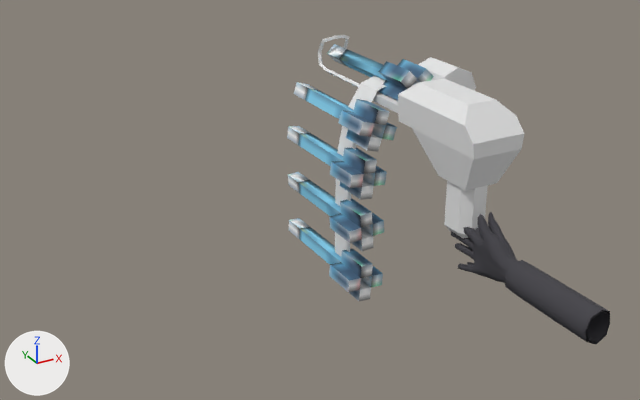
One commit to the FBX model Assets/Models/PowerGun/PowerGun.fbx: the scene before it, then after it.
One viewpoint serves both versions: a 50 mm lens placed at (-0.488, -0.513, 0.257), pointed at (-0.048, 0.287, -0.143). The lights are fixed; the arrows at lower left show +X, +Y and +Z. Where no turn or scale is listed for an object, it has been applied to the vertices.

Names of what the first picture shows: 'HandL', 'HandR', 'Pfeil', 'Pfeil.001', 'Pfeil.002', 'Pfeil.003', 'Pfeil.004', 'Plane', 'PowerGun'.
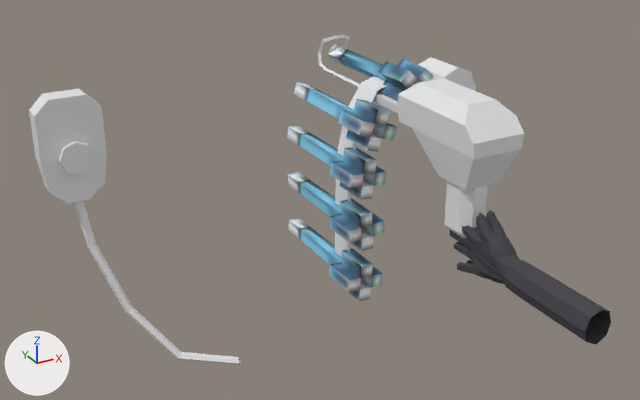
The newer file is also rescaled (x1.429), turned or shifted as a whole; pictures and numbers use the older file's frame.

The change, as a list of edits to the scene's bpy script:
```text
Add me_cube:
    me_cube.from_pydata(...)  # 66 vertices, 47 faces; spans x -0.328..-0.149, y 0.286..0.405, z -0.33..-0.012
Add ob_cube:
    ob_cube = bpy.data.objects.new('Cube', me_cube)
    ob_cube.location = (0.0, 0.0, 0.0)
```

Changed parts and their boxes [x1, y1, x2, y2] in the pictures (640 x 400 px):
'Cube', added: after [29, 89, 242, 365]
